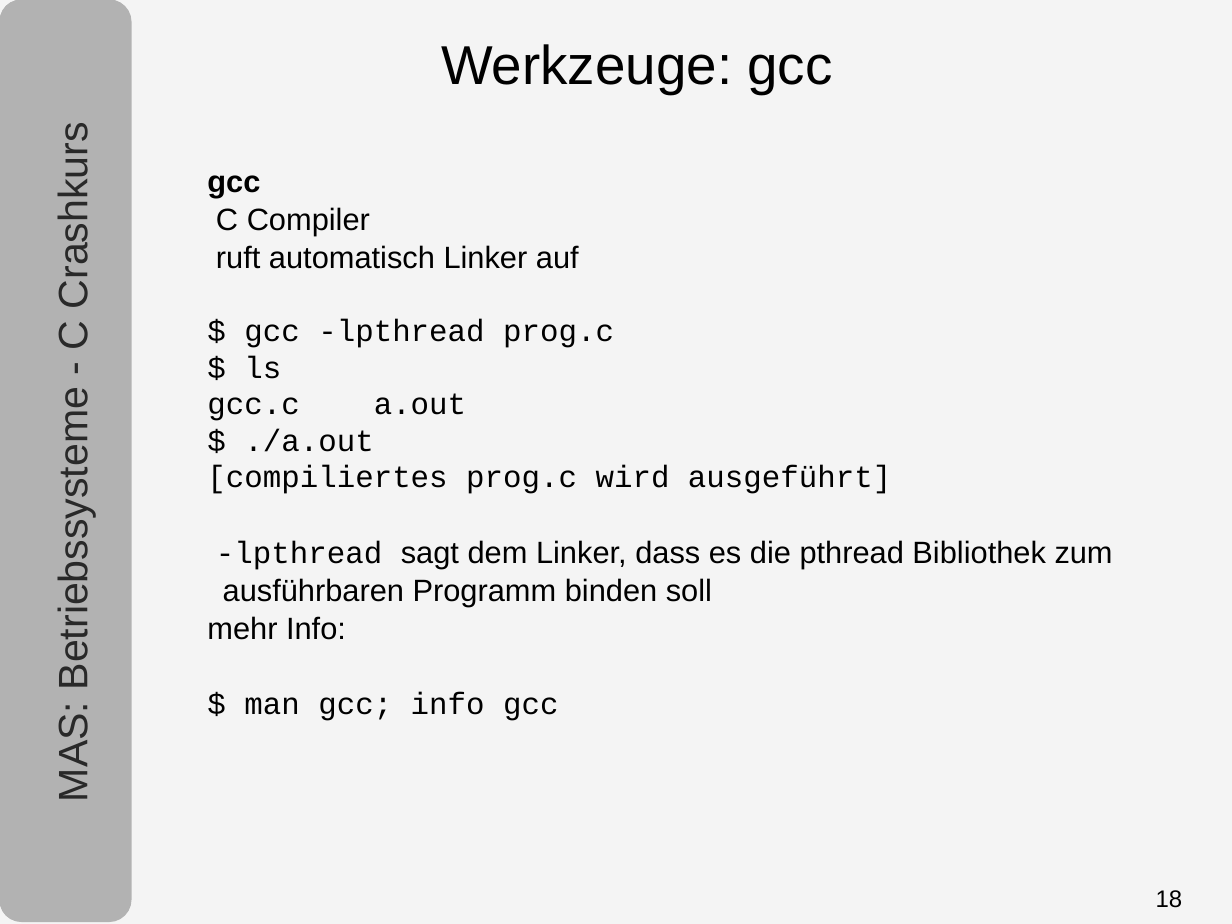
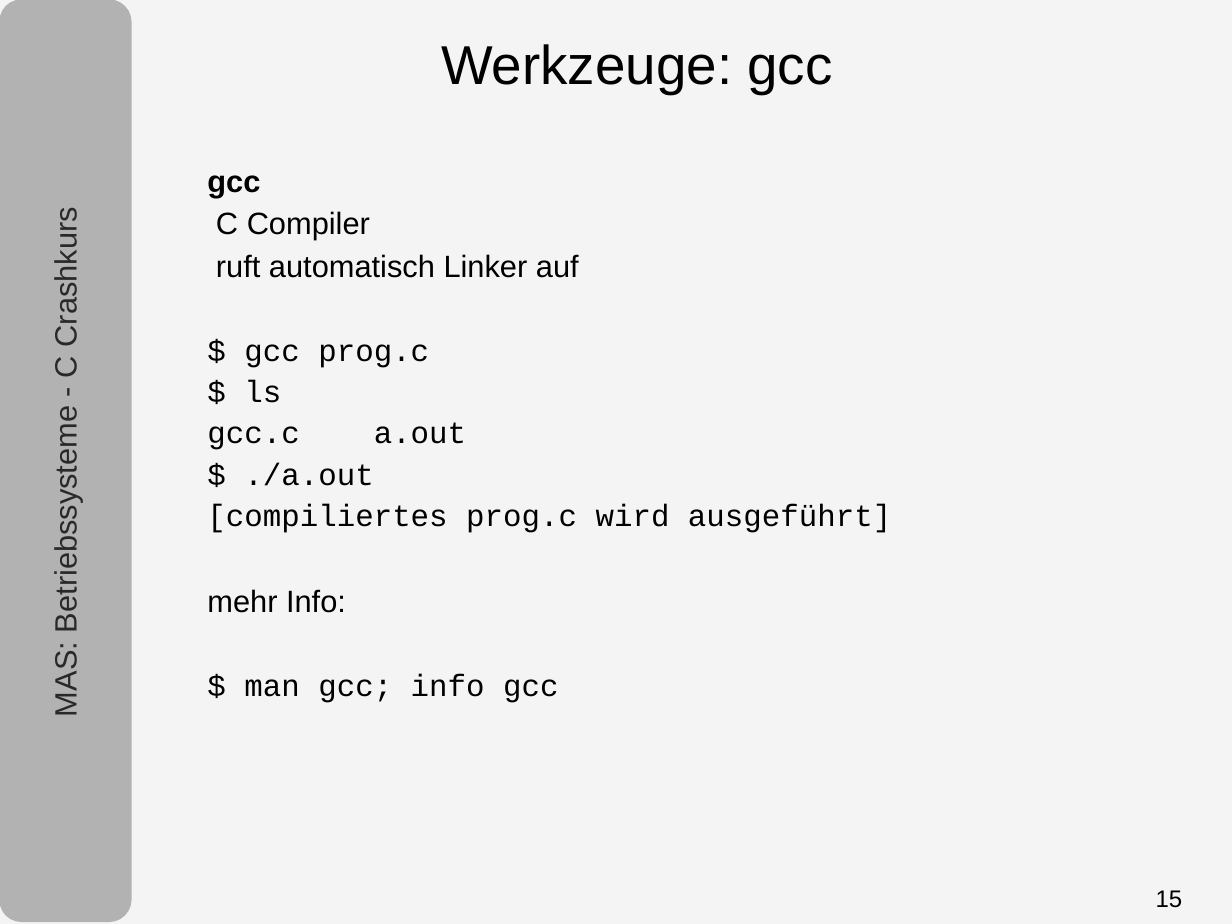
Before and after one commit to tpo/betriebssysteme, a slide deck: slide 15 of 05-1_C.odp (slide 18 before the commit). Drawn at 1232x924 pixels with LibreOffice and Linux fonts; fonts in the diff are those of the drawing. Boxes give left, top, right and bottom in pixels: in the first picture for what was removed or moved away, otherwise in the second. Text is boxed around its words. In the diff, an @@ line names an element or a change of style, - is before the commit and + after.

```diff
--- a/05-1_C.odp
+++ b/05-1_C.odp
@@ text "MAS: Betriebssysteme - C Crashkurs" at [49, 222, 83, 715]: size 24 to 18 pt @@
@@ text at [207, 175, 891, 703]: more space between paragraphs @@
@@ text at [244, 344, 429, 368]: text changed @@
-$ gcc -lpthread prog.c
+$ gcc prog.c
@@ text at [216, 540, 1113, 607]: paragraph removed @@
--lpthread sagt dem Linker, dass es die pthread Bibliothek zum ausführbaren Programm binden soll
@@ page number at [1156, 890, 1183, 908]: text changed @@
-18
+15
```
Also in this commit, not shown: 15 other slides changed, 1 slide added, 3 slides removed.
